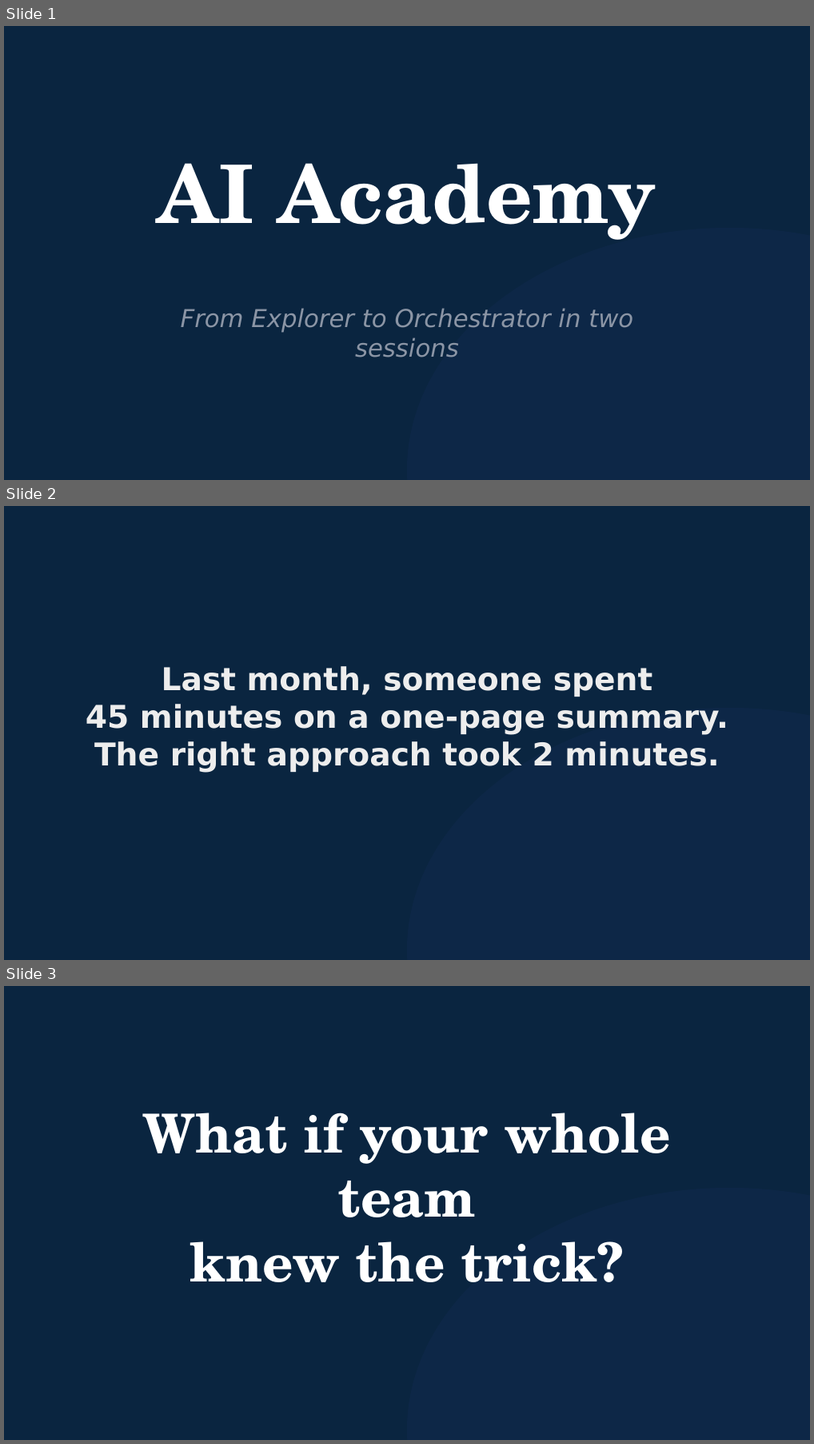
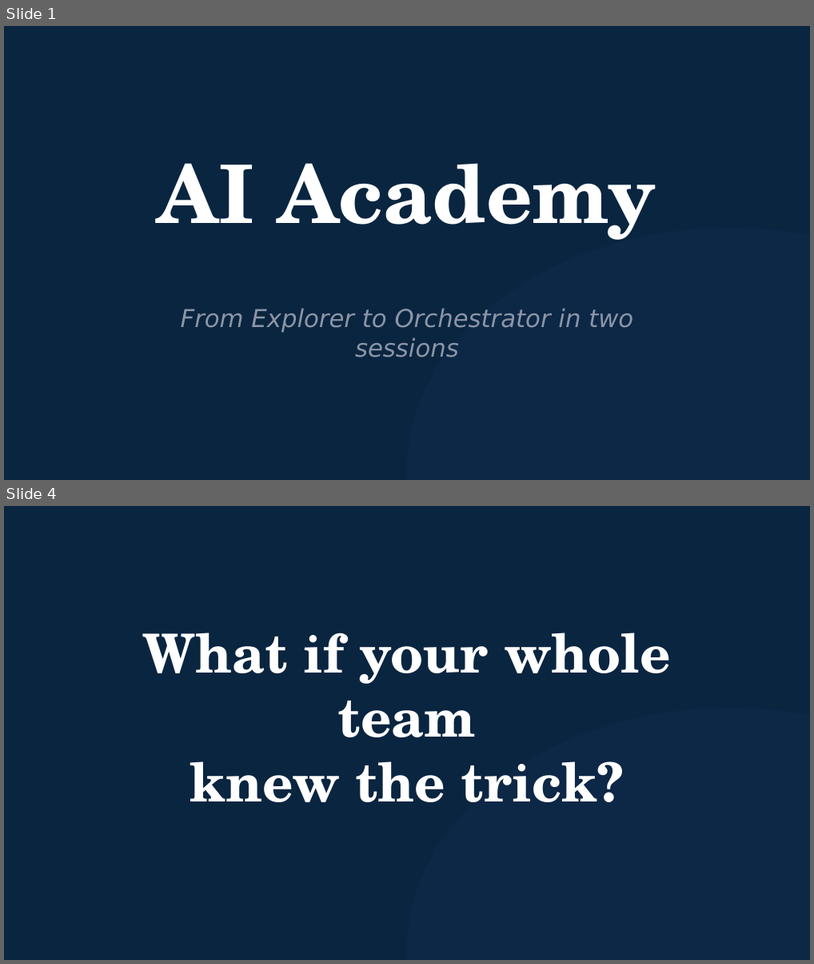
Before and after one commit to michaelengland/ai-best-practices, a slide deck: decks/ai-academy-pitch/ai-academy-pitch.pptx. Shown one above the other, each under a label of ours: slides 1, 2 and 3 before the commit, slides 1 and 4 after it; the slides between them are not shown. The pictures are 814x1444 and 814x964 pixels, drawn with LibreOffice and Linux fonts; fonts in the diff are those of the drawing. Boxes give left, top, right and bottom in pixels: in the first picture for what was removed or moved away, otherwise in the second. Text is boxed around its words. In the diff, an @@ line names an element or a change of style, - is before the commit and + after.

```diff
--- a/decks/ai-academy-pitch/ai-academy-pitch.pptx
+++ b/decks/ai-academy-pitch/ai-academy-pitch.pptx
@@ slide 2 removed at bbox=[4, 506, 810, 960], background #0A2540 @@
@@ text removed at bbox=[86, 666, 729, 772] @@
-Last month, someone spent
-45 minutes on a one-page summary.
-The right approach took 2 minutes.
@@ ellipse removed at bbox=[407, 708, 810, 960] @@
@@ what was slide 3 is now slide 4 @@
```
Also in this commit, not shown: 2 slides added, 10 other files.
